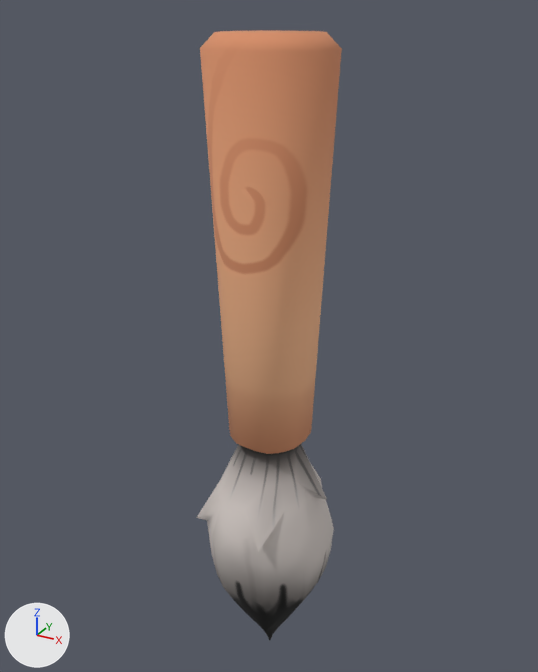
The FBX model Bin/Assets/Models/Brush.fbx, before and after one commit.
Rendered twice from a 50 mm camera at (21.1, -38.6, 45.3) aimed at (-0.8, 1.3, 25.4). Lighting does not change. The marker at lower left points along +X, +Y and +Z. Where no turn or scale is listed for an object, it has been applied to the vertices.
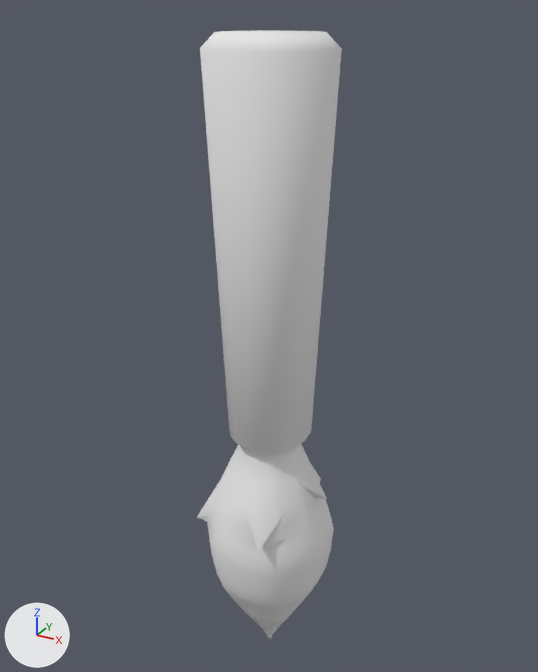
Pixel boxes (x1, y1, x2, y2) of what changed, in the pictures (538 x 672 px):
```json
{"part": 1, "of": "me_cube", "change": "built on", "before": [196, 475, 334, 637], "after": [196, 475, 334, 637]}
{"part": 2, "of": "me_cube", "change": "recoloured", "before": [200, 30, 342, 640], "after": [200, 30, 342, 640], "on screen": "orange to grey"}
```

Scene script edits in JSON lines:
```json
{"op": "add", "block": "mat_material_001", "code": ["mat_material_001 = principled_material('Material.001')", "mat_material_001.base_color = (0.8, 0.8, 0.8)  # white #e7e7e7", "mat_material_001.roughness = 1.0"]}
{"block": "me_cube", "where": "# used by ob_cube; location = (0.0, 0.0, 0.0)"}
{"op": "remove", "block": "me_cube", "code": "me_cube.from_pydata(...)  # 258 vertices, 272 faces; spans x -5.0..4.4, y -4.8..4.7, z 0.0..44.2"}
{"op": "add", "block": "me_cube", "code": "me_cube.from_pydata(...)  # 402 vertices, 416 faces; spans x -5.0..4.4, y -4.8..4.7, z 0.0..44.2"}
{"block": "me_cube", "change": "me_cube part 1"}
{"block": "me_cube", "change": "144 faces are deleted"}
{"block": "me_cube", "change": "136 vertices are added at x -4.6..4.3, y -4.3..4.5, z 1.2..13.9"}
{"block": "me_cube", "change": "8 new vertices lie (0.0, 0.0, -0.9) away from vertices in x -4.2..4.2, y -4.2..4.2, z 11.2"}
{"block": "me_cube", "change": "288 new faces join them"}
{"block": "me_cube", "change": "me_cube part 2: 128 faces spanning x -3.7..4.2, y -4.8..4.7, z 0.0..44.2 switch from mat_material (picture img_siennashiba_png) to mat_material_001 (white #e7e7e7)"}
```
